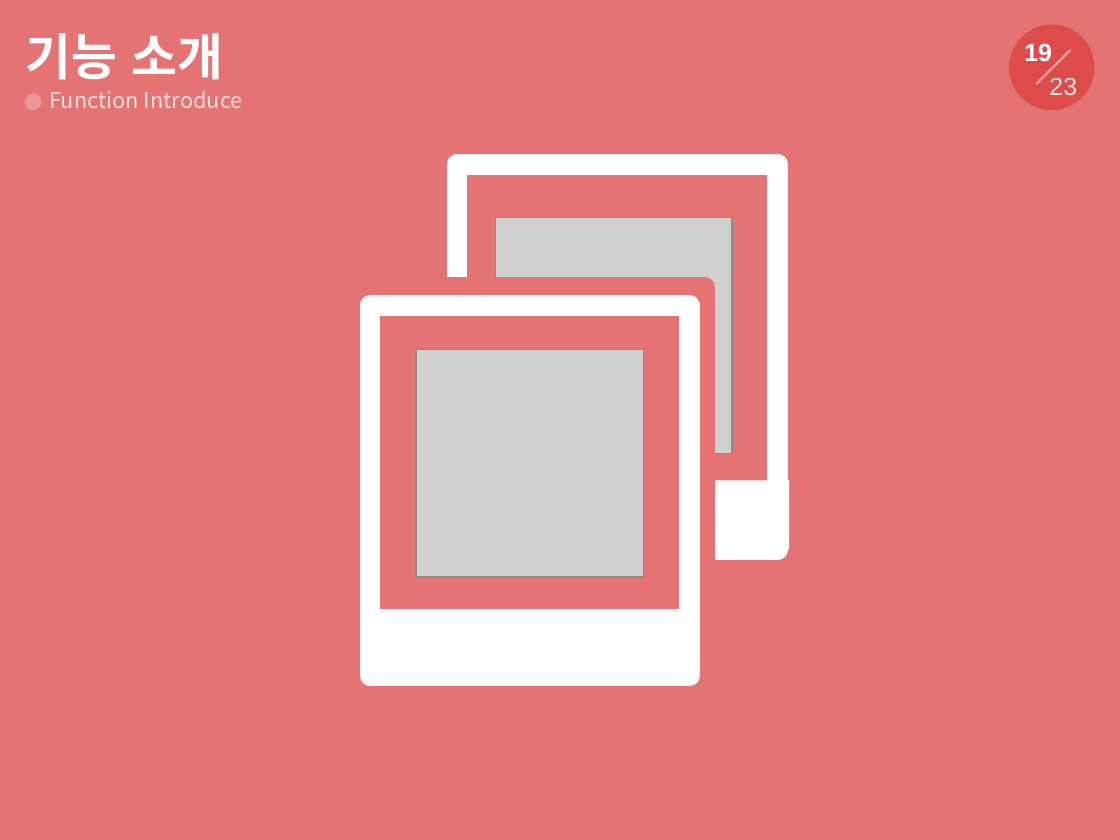
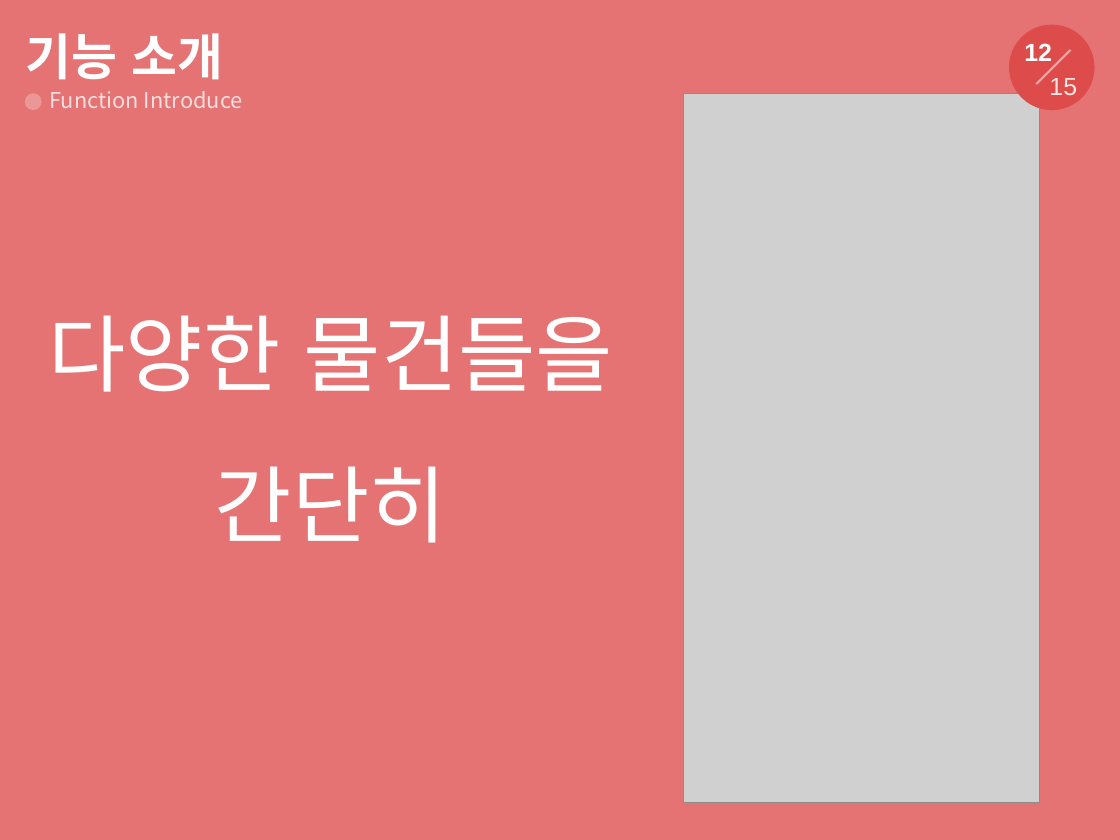
Before and after one commit to tornadoblot/Kangwondo, a slide deck: slide 12 of ppt/효돌이ppt.pptx (slide 19 before the commit). Drawn at 1120x840 pixels with LibreOffice and Linux fonts; fonts in the diff are those of the drawing; grey boxes stand for pictures. Boxes give left, top, right and bottom in pixels: in the first picture for what was removed or moved away, otherwise in the second. Text is boxed around its words. In the diff, an @@ line names an element or a change of style, - is before the commit and + after.

```diff
--- a/ppt/효돌이ppt.pptx
+++ b/ppt/효돌이ppt.pptx
@@ text at (1024, 43, 1052, 61): text changed @@
-19
+12
@@ text at (1049, 78, 1077, 95): text changed @@
-23
+15
@@ picture added at (683, 94, 1039, 803) @@
@@ rectangle removed at (457, 165, 777, 550) @@
@@ picture removed at (495, 217, 731, 454) @@
@@ rectangle removed at (354, 288, 704, 702) @@
@@ text added at (49, 315, 613, 543), 54 pt, text #FFFFFF @@
+다양한 물건들을
+간단히
@@ rectangle removed at (370, 306, 689, 676) @@
@@ picture removed at (416, 349, 643, 577) @@
@@ rectangle removed at (457, 480, 790, 550) @@
@@ rectangle removed at (370, 609, 689, 676) @@
```
Also in this commit, not shown: 9 other slides changed, 8 slides removed.
